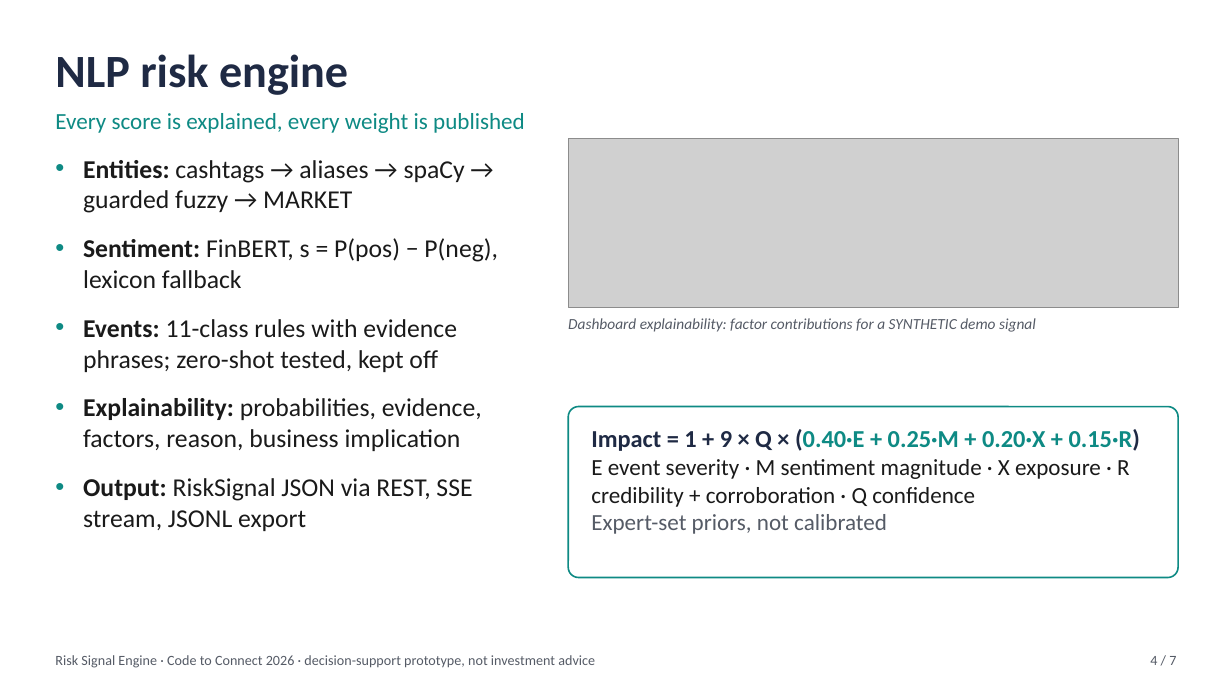
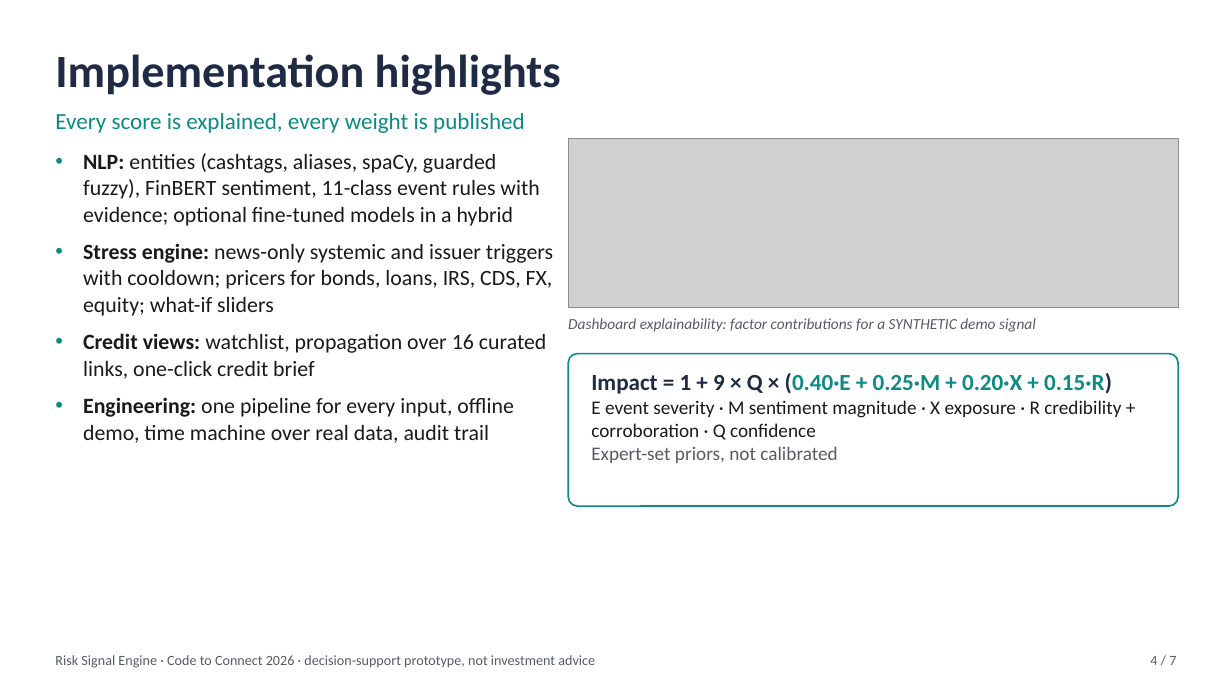
Before and after one commit to console-log-life/ABVIIITM-Gwalior-Apeksha-Jain-hackathon, a slide deck: slide 4 of docs/presentation/Risk_Signal_Engine.pptx. Drawn at 1232x693 pixels with LibreOffice and Linux fonts; fonts in the diff are those of the drawing; grey boxes stand for pictures. Boxes give left, top, right and bottom in pixels: in the first picture for what was removed or moved away, otherwise in the second. Text is boxed around its words. In the diff, an @@ line names an element or a change of style, - is before the commit and + after.

```diff
--- a/docs/presentation/Risk_Signal_Engine.pptx
+++ b/docs/presentation/Risk_Signal_Engine.pptx
@@ text at bbox=[55, 54, 561, 95]: text changed @@
-NLP risk engine
+Implementation highlights
@@ text at bbox=[83, 153, 553, 443]: text changed; size 20 to 17 pt @@
-• Entities: cashtags → aliases → spaCy → guarded fuzzy → MARKET
-• Sentiment: FinBERT, s = P(pos) − P(neg), lexicon fallback
-• Events: 11-class rules with evidence phrases; zero-shot tested, kept off
-• Explainability: probabilities, evidence, factors, reason, business implication
-• Output: RiskSignal JSON via REST, SSE stream, JSONL export
+• NLP: entities (cashtags, aliases, spaCy, guarded fuzzy), FinBERT sentiment, 11-class event rules with evidence; optional fine-tuned models in a hybrid
+• Stress engine: news-only systemic and issuer triggers with cooldown; pricers for bonds, loans, IRS, CDS, FX, equity; what-if sliders
+• Credit views: watchlist, propagation over 16 curated links, one-click credit brief
+• Engineering: one pipeline for every input, offline demo, time machine over real data, audit trail
@@ rounded rectangle: place and size @@
-rounded rectangle at bbox=[568, 407, 1178, 578]
+rounded rectangle at bbox=[568, 354, 1178, 506]
@@ text "Impact = 1 + 9 ...": place and size @@
-text "Impact = 1 + 9 ..." at bbox=[591, 429, 1140, 534]
+text "Impact = 1 + 9 ..." at bbox=[591, 373, 1121, 463]
@@ text "Impact = 1 + 9 ..." at bbox=[591, 373, 1121, 463]: size 19 to 18 pt in "Impact = 1 + 9 × Q ..."; size 18 to 15 pt in "E event severity · M sentiment magnitude ...", "Expert-set priors, not calibrated" @@
```
Also in this commit, not shown: 5 other slides changed, 1 slide added, 1 slide removed, 13 other files.
